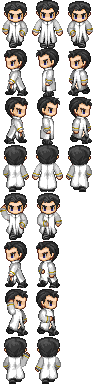
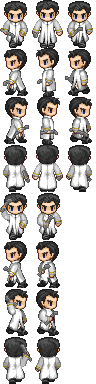
Layer changes from the first 96 x 384 image to the second:
added group "Pipe" with 4 layers above "Layer 0" over [0, 27, 92, 362]
moved "Layer 6" into group "Pipe", painted on it over [1, 28, 89, 362]
removed layer "Layer 1" over [0, 198, 58, 362]
moved "Layer 5" into group "Pipe", painted on it over [0, 27, 92, 362]
moved "Layer 4" into group "Pipe", painted on it over [0, 28, 91, 362]
painted on "Layer 0" over [0, 198, 58, 362]
